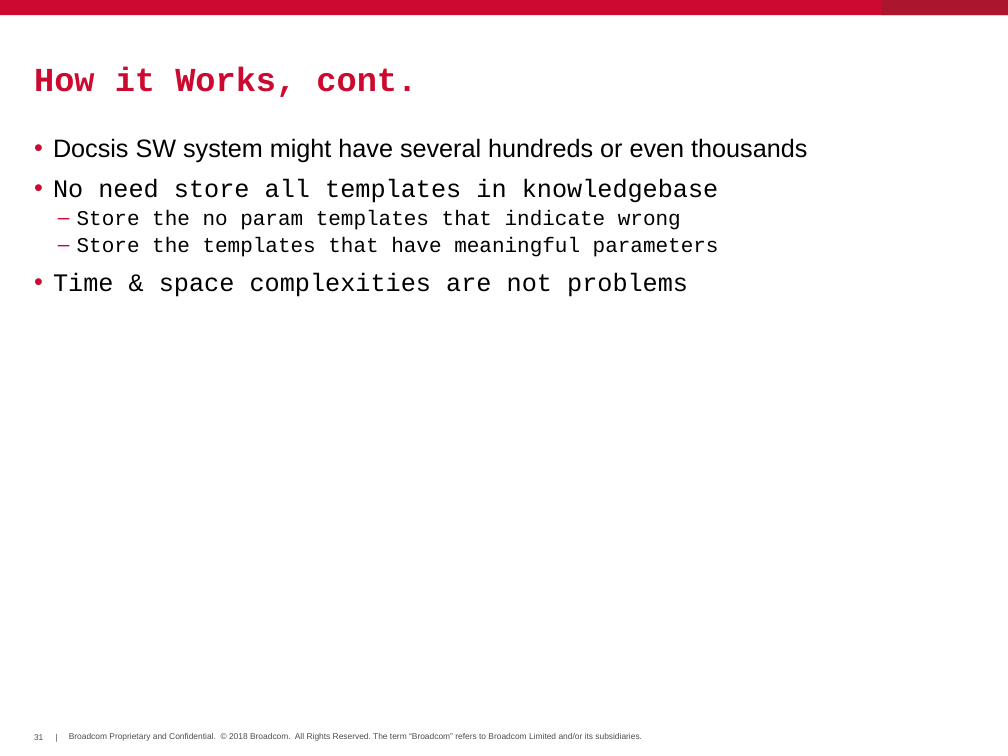
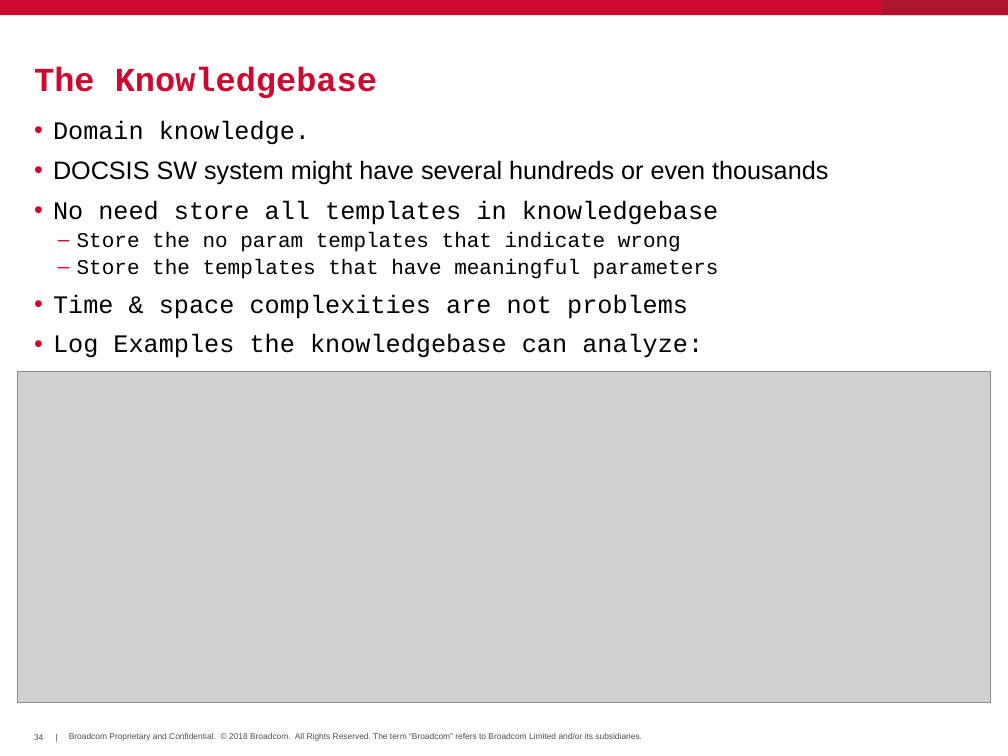
Before and after one commit to hayhan/loganalyzer, a slide deck: slide 34 of papers/LogAnalyzerIntro.pptx (slide 31 before the commit). Drawn at 1008x756 pixels with LibreOffice and Linux fonts; fonts in the diff are those of the drawing; grey boxes stand for pictures; background and template pictures are left out. Boxes give left, top, right and bottom in pixels: in the first picture for what was removed or moved away, otherwise in the second. Text is boxed around its words. In the diff, an @@ line names an element or a change of style, - is before the commit and + after.

```diff
--- a/papers/LogAnalyzerIntro.pptx
+++ b/papers/LogAnalyzerIntro.pptx
@@ title at (x1=34, y1=66, x2=377, y2=98): text changed @@
-How it Works, cont.
+The Knowledgebase
@@ text "Domain knowledge." moved from (x1=53, y1=138, x2=807, y2=297) to (x1=53, y1=121, x2=828, y2=358) @@
@@ text at (x1=53, y1=121, x2=828, y2=185): text changed @@
-• Docsis SW system might have several hundreds or even thousands
+• Domain knowledge.
+• DOCSIS SW system might have several hundreds or even thousands
@@ text at (x1=53, y1=334, x2=703, y2=358): paragraph added @@
+• Log Examples the knowledgebase can analyze:
@@ picture added at (x1=17, y1=371, x2=991, y2=702) @@
@@ picture added at (x1=34, y1=371, x2=917, y2=465) @@
@@ picture added at (x1=34, y1=371, x2=917, y2=517) @@
@@ page number at (x1=34, y1=734, x2=43, y2=740): text changed @@
-31
+34
```
Also in this commit, not shown: 7 other slides changed, 3 slides added.
